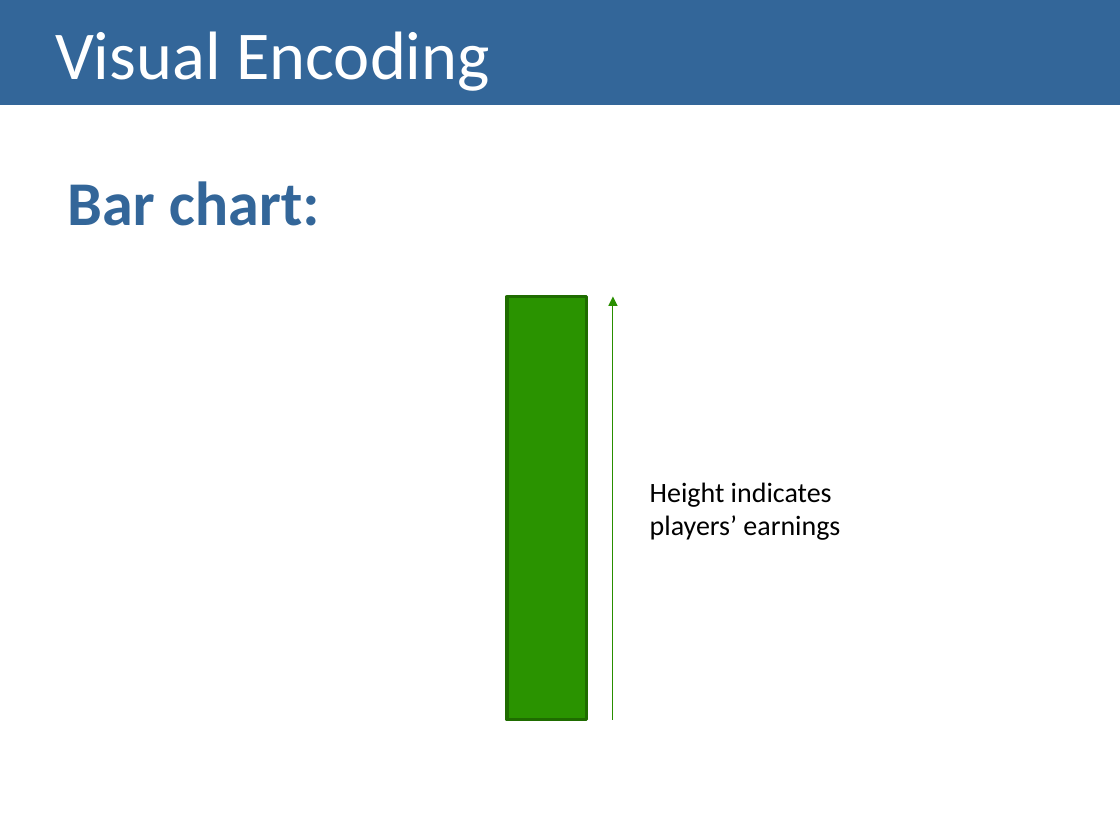
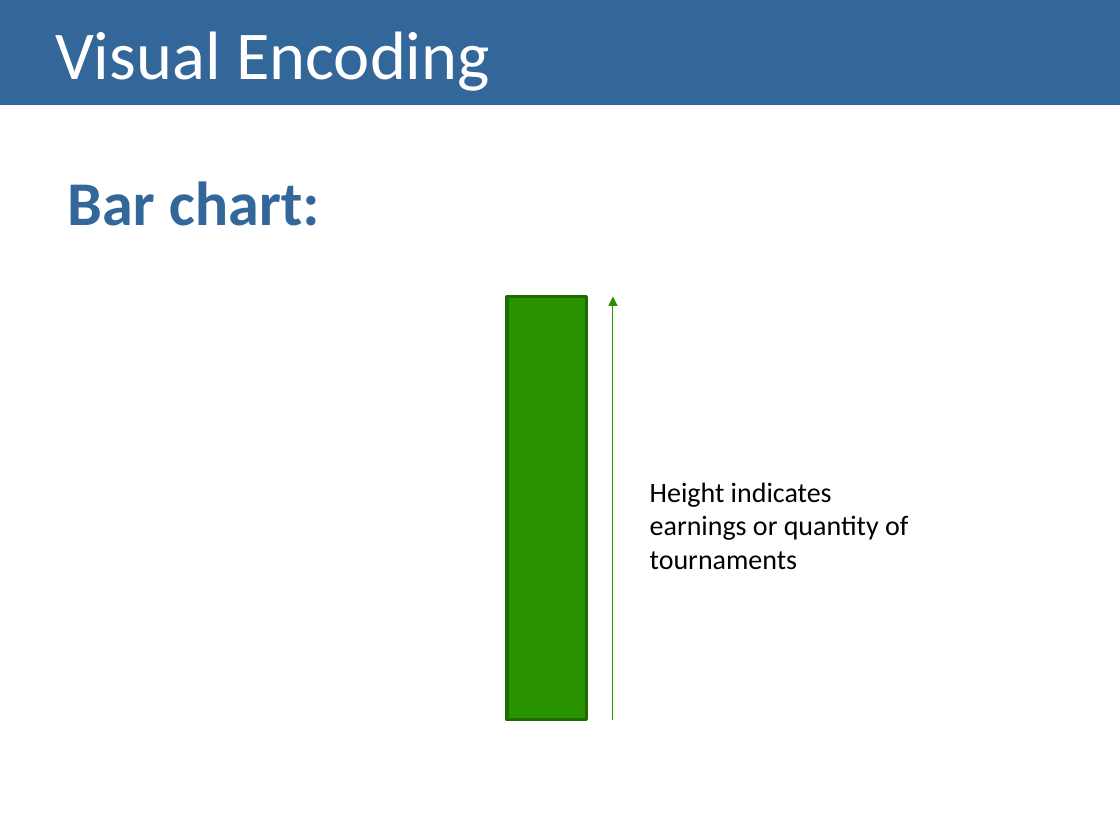
Before and after one commit to lucasrafael98/IV1819-esports, a slide deck: slide 7 of docs/Checkpoint III - Presentation.pptx. Drawn at 1120x840 pixels with LibreOffice and Linux fonts; fonts in the diff are those of the drawing. Boxes give left, top, right and bottom in pixels: in the first picture for what was removed or moved away, otherwise in the second. Text is boxed around its words. In the diff, an @@ line names an element or a change of style, - is before the commit and + after.

```diff
--- a/docs/Checkpoint III - Presentation.pptx
+++ b/docs/Checkpoint III - Presentation.pptx
@@ text at (x1=650, y1=482, x2=908, y2=570): text changed @@
-Height indicates players’ earnings
+Height indicates earnings or quantity of tournaments
```
Also in this commit, not shown: 1 other slide changed, 1 other file.
